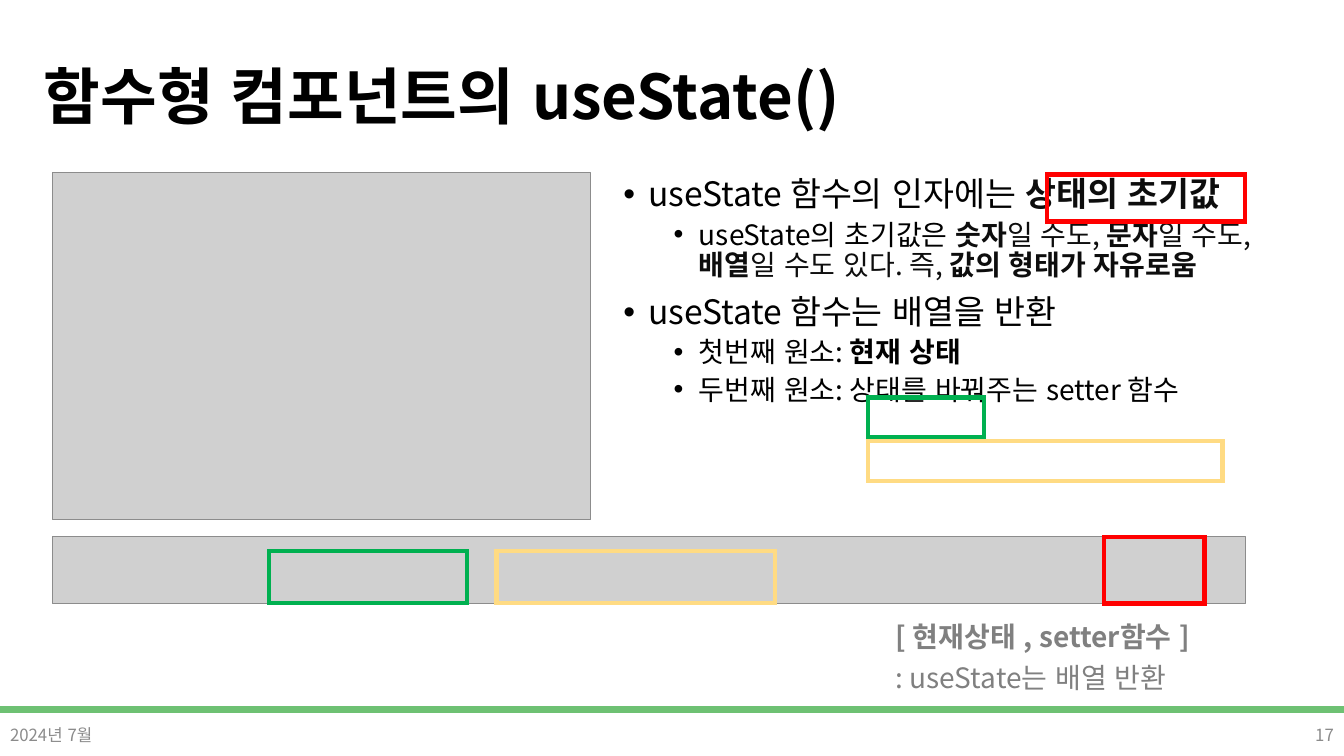
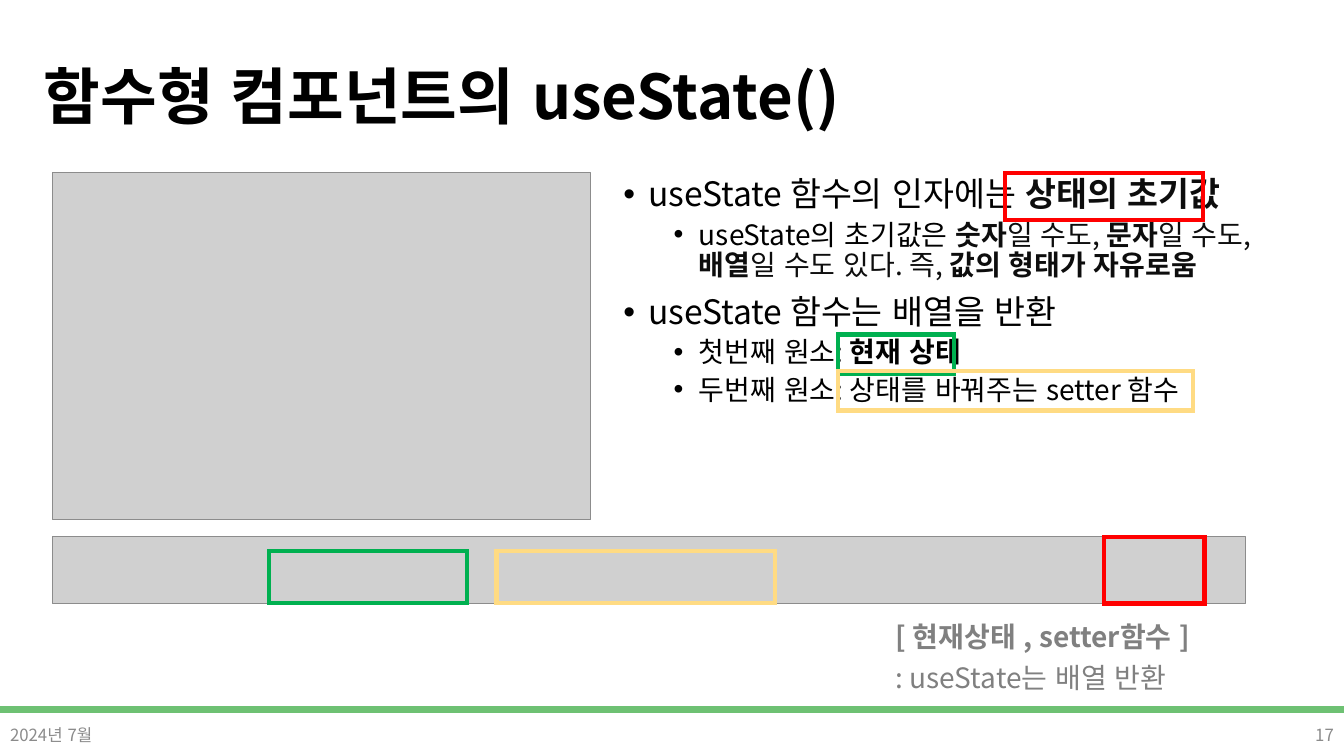
Before and after one commit to DevDamon0527/SeSAC_Yeongdeungpo_Campus_6th, a slide deck: slide 17 of material/[SeSAC_YDP_6] 24_React_Props_State.pptx. Drawn at 1344x756 pixels with LibreOffice and Linux fonts; fonts in the diff are those of the drawing; grey boxes stand for pictures; background and template pictures are left out. Boxes give left, top, right and bottom in pixels: in the first picture for what was removed or moved away, otherwise in the second. Text is boxed around its words. In the diff, an @@ line names an element or a change of style, - is before the commit and + after.

```diff
--- a/material/[SeSAC_YDP_6] 24_React_Props_State.pptx
+++ b/material/[SeSAC_YDP_6] 24_React_Props_State.pptx
@@ rectangle: place and size @@
-rectangle at (1048, 174, 1246, 222)
+rectangle at (1005, 172, 1204, 220)
@@ rectangle: place and size @@
-rectangle at (868, 397, 984, 437)
+rectangle at (839, 335, 955, 374)
@@ rectangle: place and size @@
-rectangle at (868, 442, 1223, 481)
+rectangle at (838, 371, 1193, 410)
```
Also in this commit, not shown: 39 other files.
